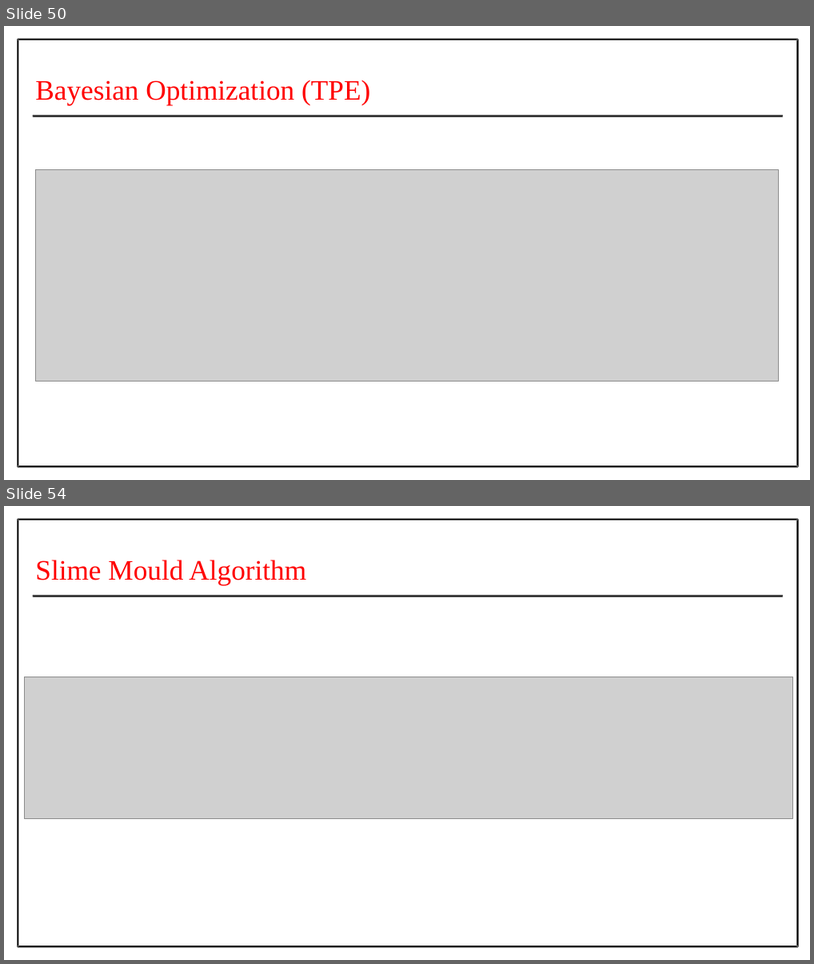
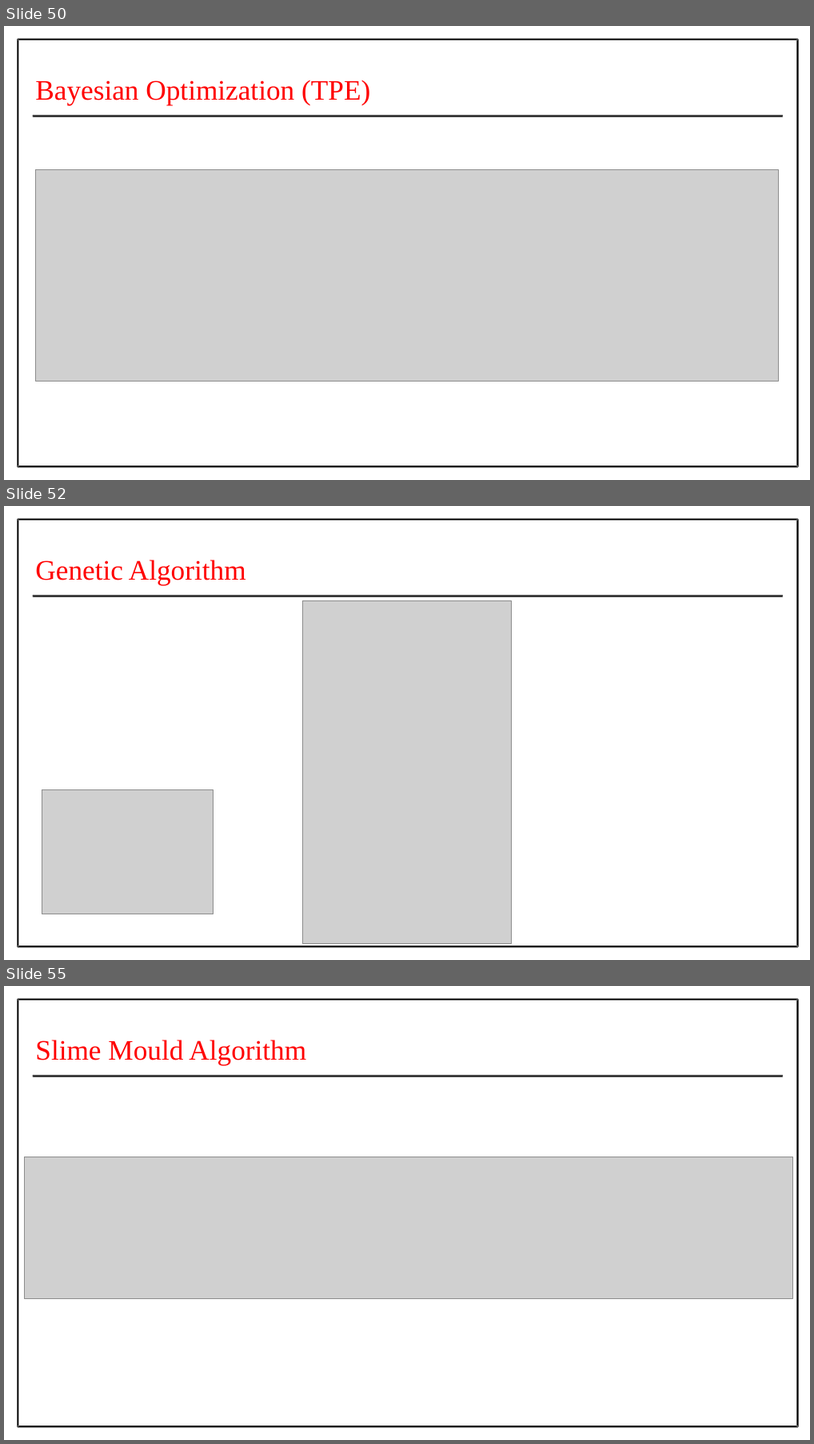
Before and after one commit to Prithiv-vijai/5g_MEC, a slide deck: Batch_4 IT-G2 Second Review.pptx. Shown one above the other, each under a label of ours: slides 50 and 54 before the commit, slides 50, 52 and 55 after it; the slides between them are not shown. The pictures are 814x964 and 814x1444 pixels, drawn with LibreOffice and Linux fonts; fonts in the diff are those of the drawing; grey boxes stand for pictures. Boxes give left, top, right and bottom in pixels: in the first picture for what was removed or moved away, otherwise in the second. Text is boxed around its words. In the diff, an @@ line names an element or a change of style, - is before the commit and + after.

```diff
--- a/Batch_4 IT-G2 Second Review.pptx
+++ b/Batch_4 IT-G2 Second Review.pptx
@@ slide 52 added at bbox=[4, 506, 810, 960], background #FFFFFF @@
@@ freeform shape added at bbox=[17, 519, 798, 947], fill #000000 @@
@@ text added at bbox=[35, 560, 246, 585], 50.4 pt, text #FF0000 @@
+Genetic Algorithm
@@ freeform shape added at bbox=[33, 595, 783, 596], fill #000000 @@
@@ freeform shape added at bbox=[33, 595, 783, 597], fill #595959 @@
@@ picture added at bbox=[302, 600, 512, 943] @@
@@ picture added at bbox=[42, 789, 214, 914] @@
@@ what was slide 54 is now slide 55 @@
```
Also in this commit, not shown: 3 slides changed, 5 other files.
